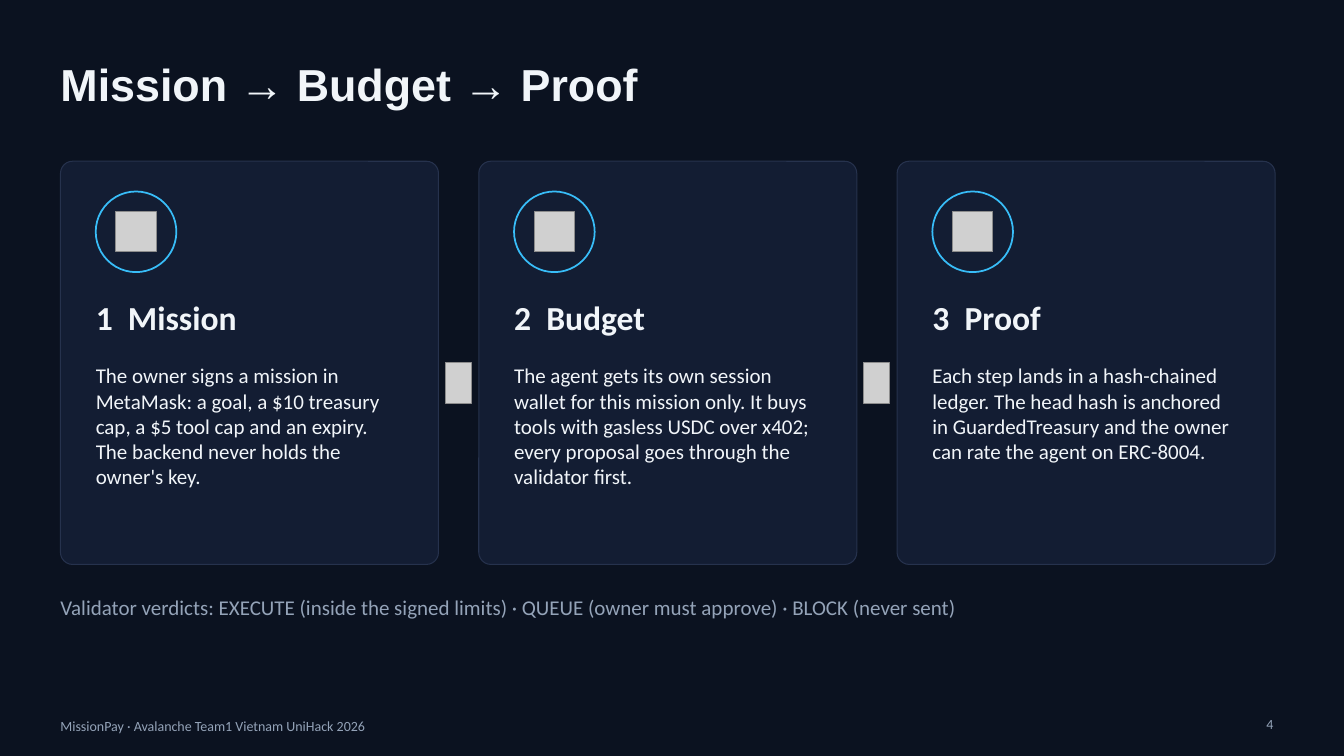
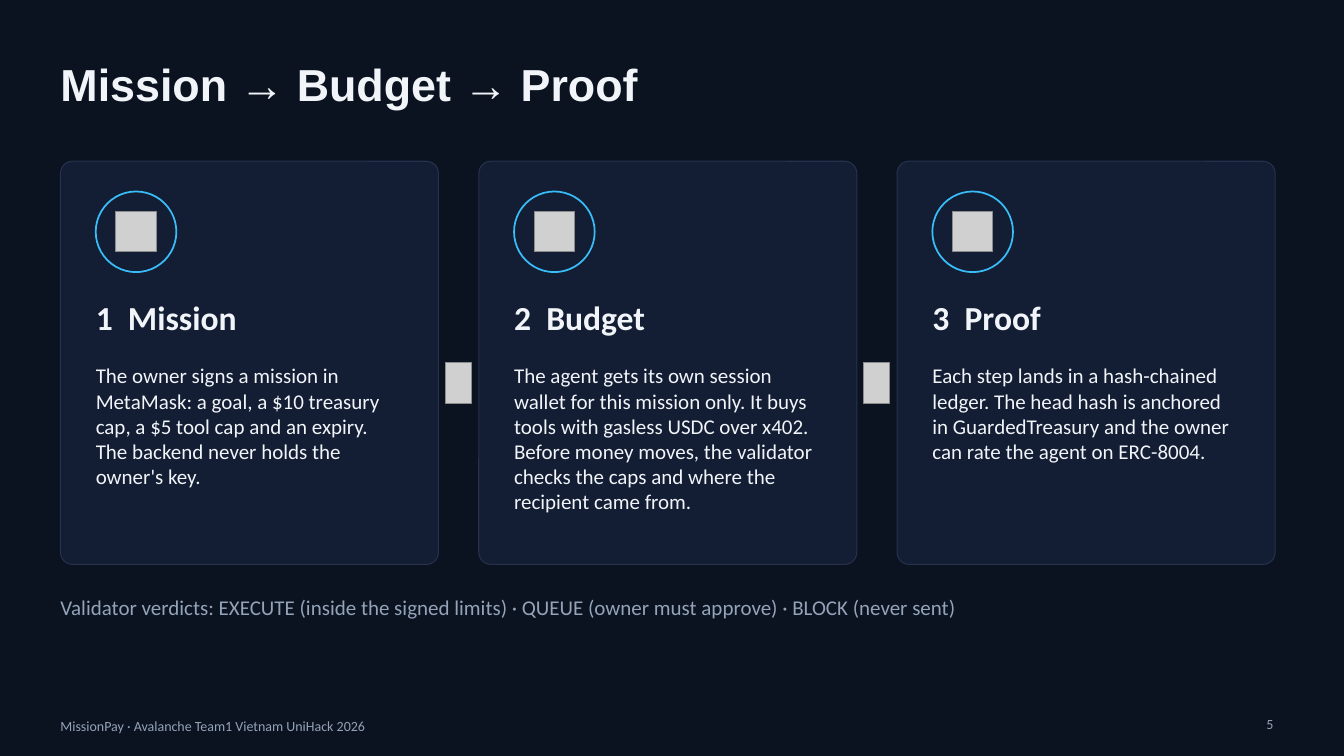
Before and after one commit to lenamkhanhh/UniHack, a slide deck: slide 5 of artifacts/submission-s1/MissionPay-pitch-deck-v2.pptx (slide 4 before the commit). Drawn at 1344x756 pixels with LibreOffice and Linux fonts; fonts in the diff are those of the drawing; grey boxes stand for pictures. Boxes give left, top, right and bottom in pixels: in the first picture for what was removed or moved away, otherwise in the second. Text is boxed around its words. In the diff, an @@ line names an element or a change of style, - is before the commit and + after.

```diff
--- a/artifacts/submission-s1/MissionPay-pitch-deck-v2.pptx
+++ b/artifacts/submission-s1/MissionPay-pitch-deck-v2.pptx
@@ text at <box>514,368,812,513</box>: text changed @@
-The agent gets its own session wallet for this mission only. It buys tools with gasless USDC over x402; every proposal goes through the validator first.
+The agent gets its own session wallet for this mission only. It buys tools with gasless USDC over x402. Before money moves, the validator checks the caps and where the recipient came from.
@@ page number at <box>1266,720,1273,729</box>: text changed @@
-4
+5
```
Also in this commit, not shown: 5 other slides changed, 3 slides added, 2 slides removed, 14 other files.
